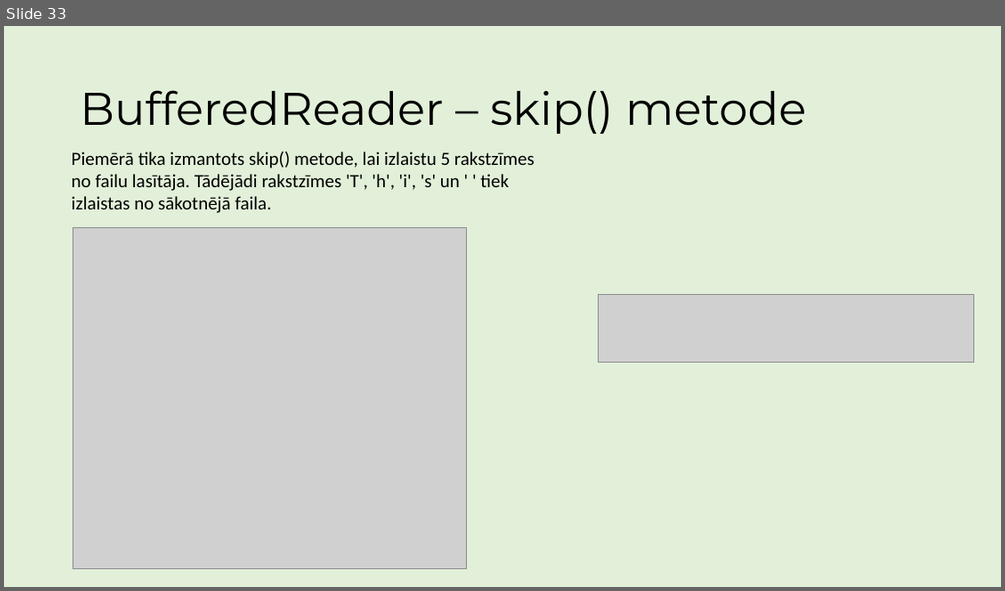
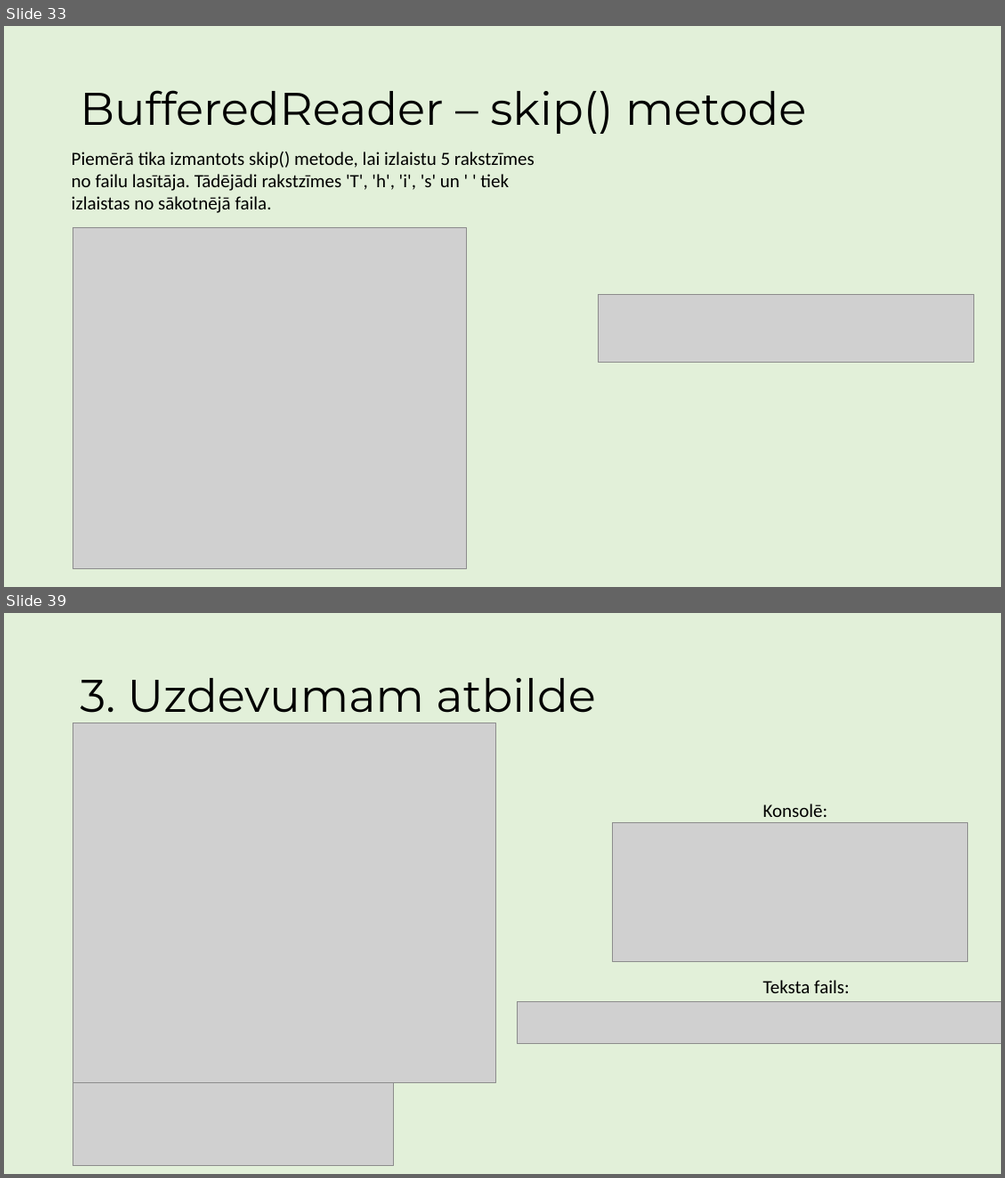
Before and after one commit to ricciss/TekstaDatnes, a slide deck: MacibuMaterials.pptx. Shown one above the other, each under a label of ours: slide 33 before the commit, slides 33 and 39 after it; the slides between them are not shown. The pictures are 1005x591 and 1005x1178 pixels, drawn with LibreOffice and Linux fonts; fonts in the diff are those of the drawing; grey boxes stand for pictures. Boxes give left, top, right and bottom in pixels: in the first picture for what was removed or moved away, otherwise in the second. Text is boxed around its words. In the diff, an @@ line names an element or a change of style, - is before the commit and + after.

```diff
--- a/MacibuMaterials.pptx
+++ b/MacibuMaterials.pptx
@@ slide 39 added at [4, 613, 1001, 1174], background #E2F0D9 @@
@@ title added at [80, 678, 595, 713], 44 pt, text #000000 @@
+3. Uzdevumam atbilde
@@ picture added at [73, 723, 495, 1083] @@
@@ picture added at [613, 822, 968, 962] @@
@@ text added at [763, 803, 828, 823], 18 pt, text #000000 @@
+Konsolē:
@@ text added at [763, 980, 850, 993], 18 pt, text #000000 @@
+Teksta fails:
@@ picture added at [517, 1002, 1001, 1043] @@
@@ picture added at [73, 1083, 394, 1166] @@
```
Also in this commit, not shown: 6 other slides added.
